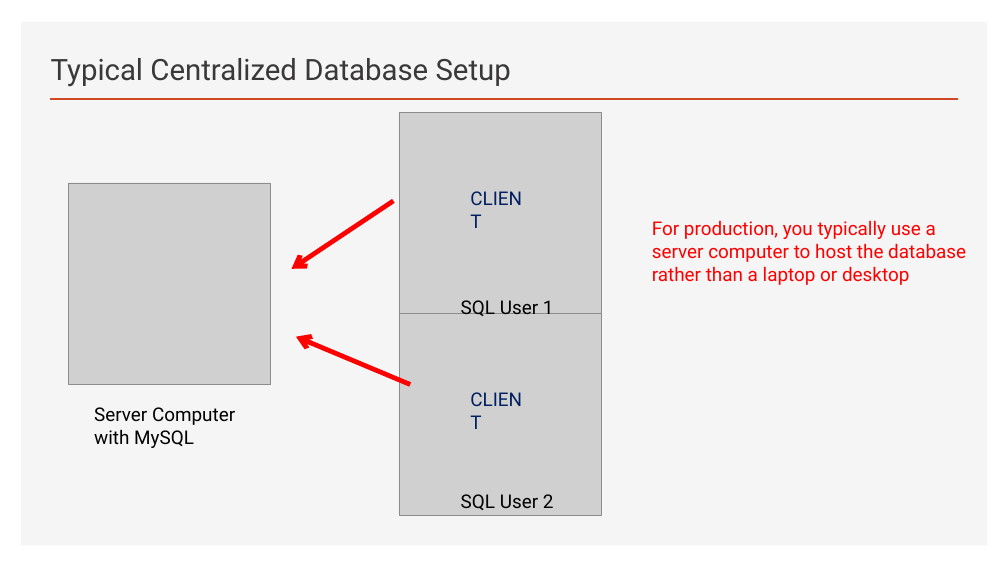
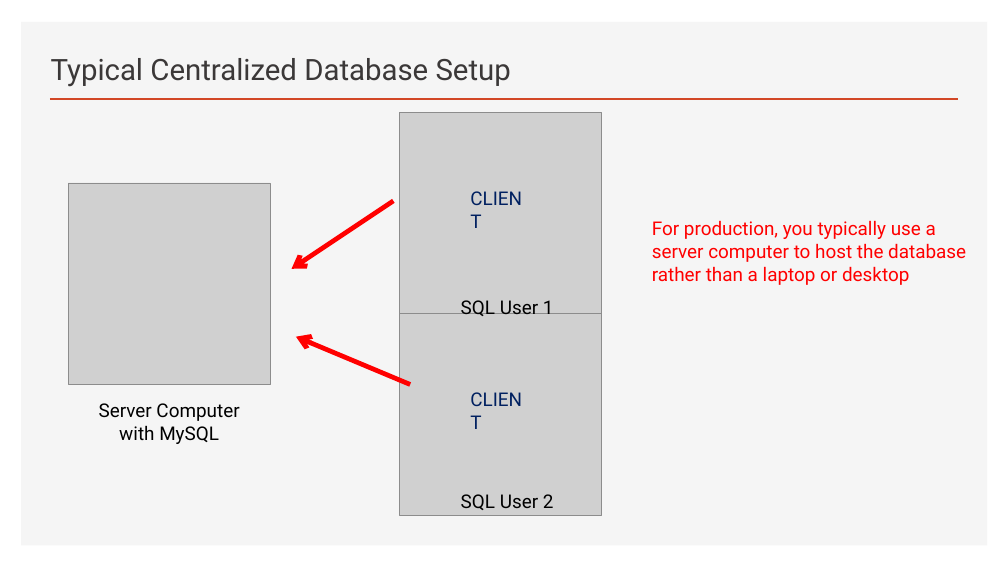
Before and after one commit to thomasnield/oreilly_sql_fundamentals_for_data, a slide deck: slide 20 of notes_and_slides/sql_fundamentals_slides.pptx. Drawn at 1008x567 pixels with LibreOffice and Linux fonts; fonts in the diff are those of the drawing; grey boxes stand for pictures. Boxes give left, top, right and bottom in pixels: in the first picture for what was removed or moved away, otherwise in the second. Text is boxed around its words. In the diff, an @@ line names an element or a change of style, - is before the commit and + after.

```diff
--- a/notes_and_slides/sql_fundamentals_slides.pptx
+++ b/notes_and_slides/sql_fundamentals_slides.pptx
@@ text "Server Computer with MySQL" at (x1=99, y1=403, x2=239, y2=444): alignment left to centre @@
```
Also in this commit, not shown: 2 other slides changed, 1 slide added, 5 other files.
